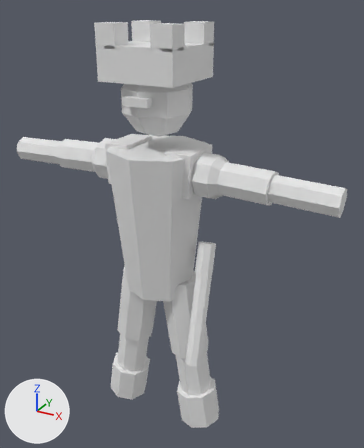
Renders of the glTF model public/models/torre_rpg.glb from each side of a commit.
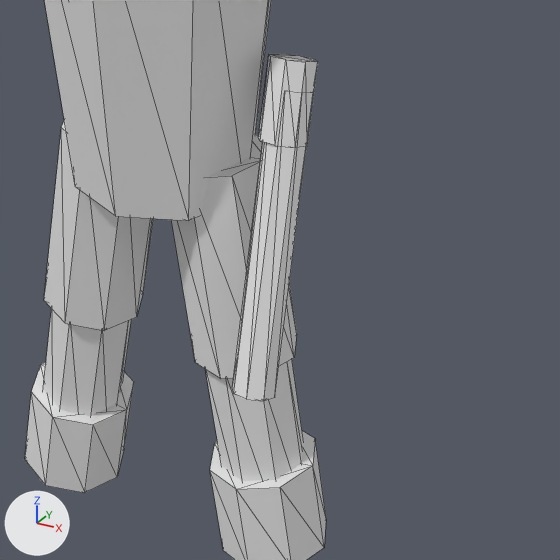
Each version appears first whole from a camera (50 mm lens) standing at (0.49, -0.799, 0.861) and looking at (0.031, 0.035, 0.444), and next in a close-up on the part from 28% to 83% of the width and 50% to 95% of the height. Lighting does not change. The marker at lower left points along +X, +Y and +Z. The older version's two pictures come first. The close-ups show mesh edges as thin lines. Where no turn or scale is listed for an object, it has been applied to the vertices. Vertices at exactly the same position are counted once.

Objects in the first close-up: 'Peca_r'.
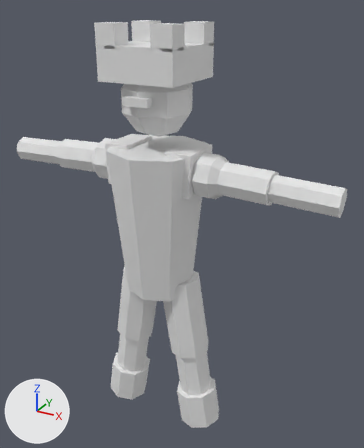
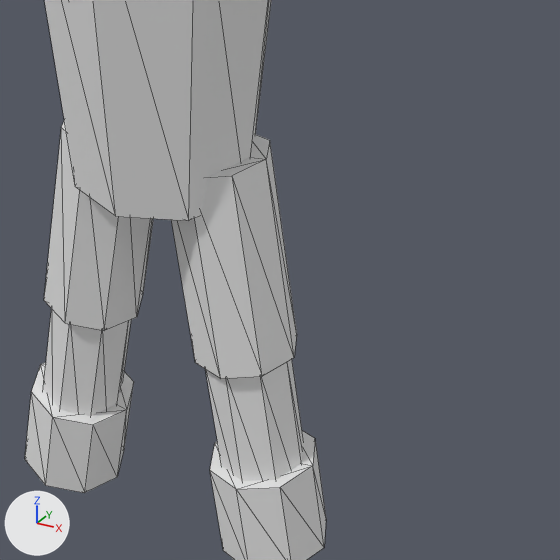
The change in detail:
me_cone_003 is used by ob_peca_r; location (0.0, 0.0, 0.0).
me_cone_003 had 374 vertices, 652 faces and spanned x -0.351..0.351, y -0.1..0.1, z -0.013..0.83.
me_cone_003 now has 342 vertices, 596 faces and spans x -0.351..0.351, y -0.1..0.1, z -0.013..0.83.
me_cone_003 part 1: the loose piece of 16 vertices spanning x 0.089..0.127, y -0.037..0.017, z 0.371..0.439 is deleted.
me_cone_003 part 2: the loose piece of 16 vertices spanning x 0.094..0.136, y -0.097..0.007, z 0.201..0.419 is deleted.

Changed parts and their boxes [x1, y1, x2, y2] in the close-ups (560 x 560 px):
part 1 of me_cone_003, deleted
    before: [259, 54, 318, 148]
part 2 of me_cone_003, deleted
    before: [232, 92, 313, 401]
